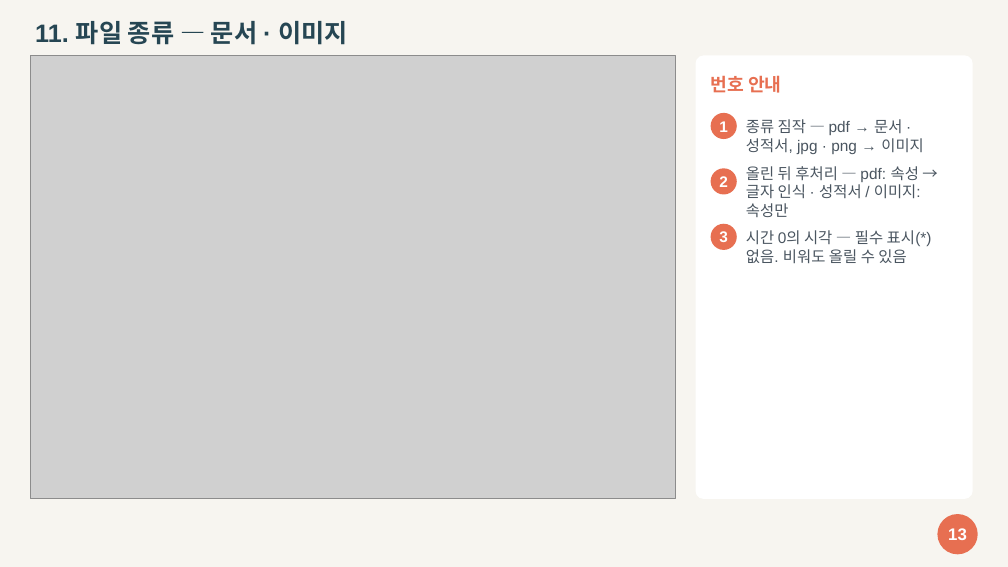
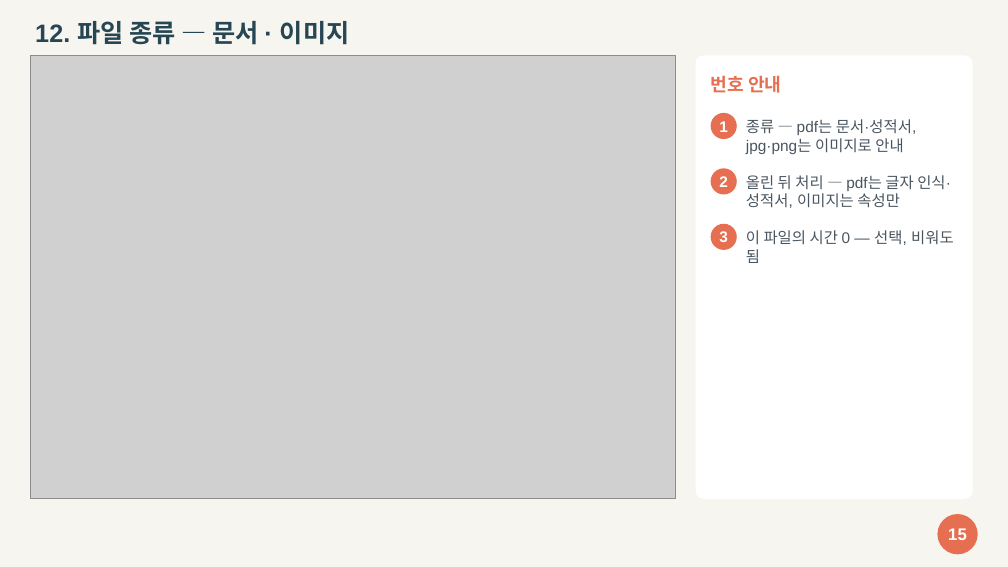
Before and after one commit to geosoft-shcho/weld-dashboard, a slide deck: slide 15 of docs/2026-10-23/작업_등록_매뉴얼.pptx (slide 13 before the commit). Drawn at 1008x567 pixels with LibreOffice and Linux fonts; fonts in the diff are those of the drawing; grey boxes stand for pictures. Boxes give left, top, right and bottom in pixels: in the first picture for what was removed or moved away, otherwise in the second. Text is boxed around its words. In the diff, an @@ line names an element or a change of style, - is before the commit and + after.

```diff
--- a/docs/2026-10-23/작업_등록_매뉴얼.pptx
+++ b/docs/2026-10-23/작업_등록_매뉴얼.pptx
@@ text at (35,21,350,45): text changed @@
-11. 파일 종류 — 문서 · 이미지
+12. 파일 종류 — 문서 · 이미지
@@ text at (746,119,917,154): text changed @@
-종류 짐작 — pdf → 문서 · 성적서, jpg · png → 이미지
+종류 — pdf는 문서·성적서, jpg·png는 이미지로 안내
@@ text at (746,175,951,208): text changed @@
-올린 뒤 후처리 — pdf: 속성 → 글자 인식 · 성적서 / 이미지: 속성만
+올린 뒤 처리 — pdf는 글자 인식·성적서, 이미지는 속성만
@@ text at (746,230,954,263): text changed @@
-시간 0의 시각 — 필수 표시(*) 없음. 비워도 올릴 수 있음
+이 파일의 시간 0 — 선택, 비워도 됨
@@ text at (948,528,967,540): text changed @@
-13
+15
```
Also in this commit, not shown: 14 other slides changed, 3 slides added, 1 slide removed, 28 other files.
